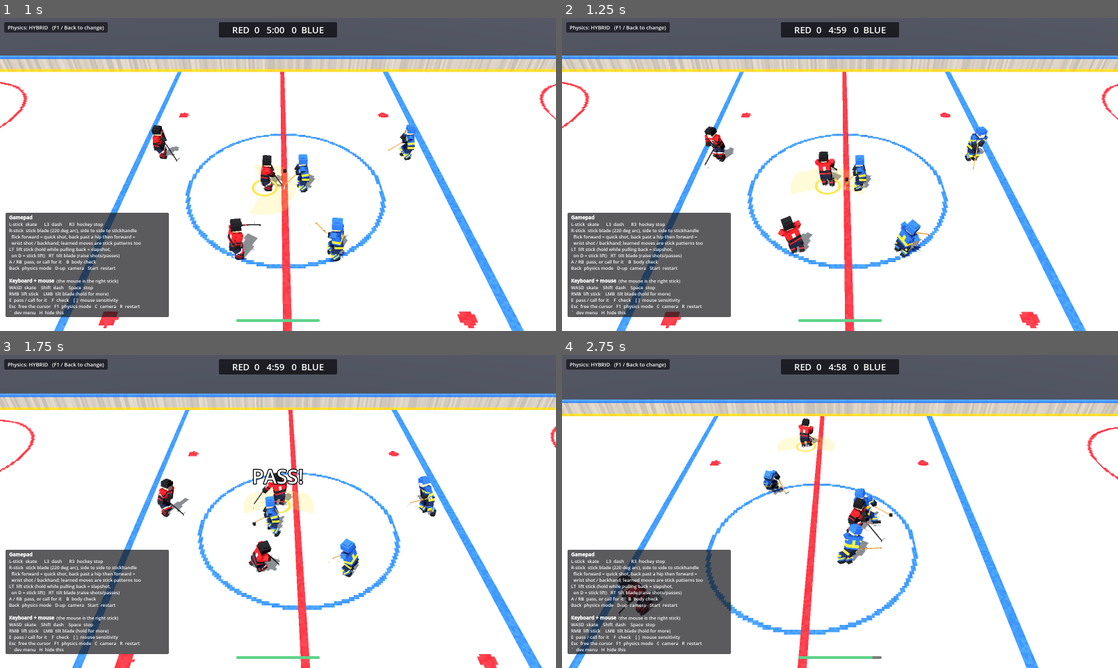
Above: before the commit, frames 1-4 (two rows, left to right).
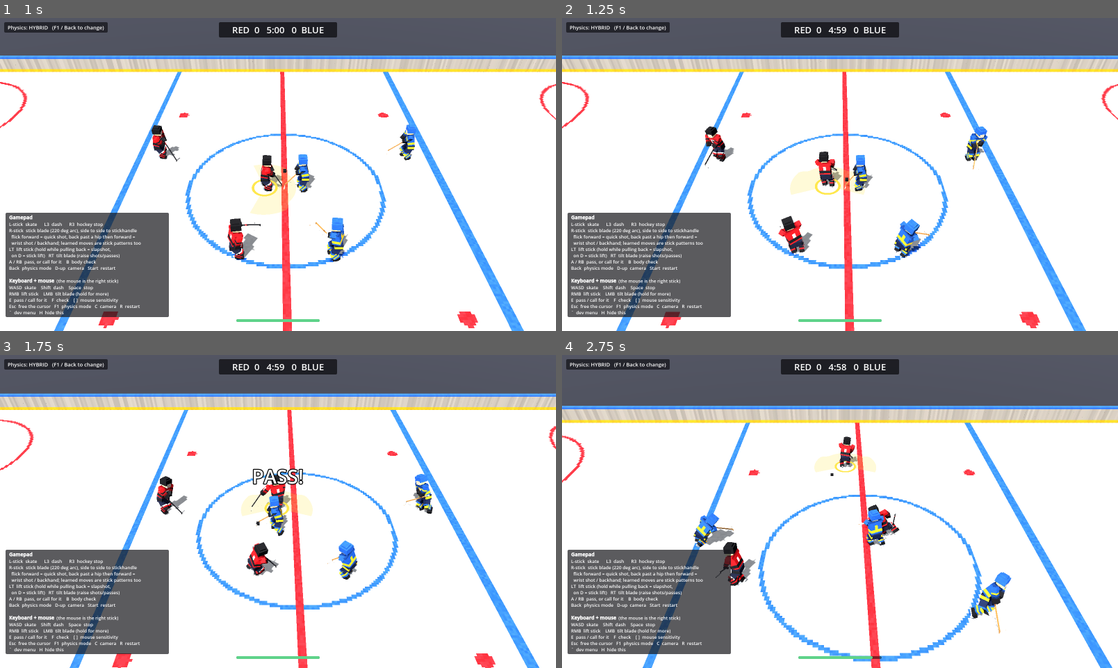
Above: after the commit, the same moments.

Repository: HammerJones/RinkGM
Game: Godot game, scene res://scenes/main.tscn
The game is run twice, just before and just after one commit, with the same random seed, the same clock (stepped at 60 frames per second) and the same inputs.
Inputs (mouse positions are in pixels of both pictures, inside the frame that each line leads up to):
- Up to frame 1 (1 s): tap Enter at 0.5 s; move the mouse to (305, 174) at 0.52 s; hold W (move_up) from 0.53 s (still down); hold Right mouse button (lift) from 0.53 s (still down); tap Shift (dash) at 0.6 s; click (305, 174) at 0.67 s
- Up to frame 2 (1.25 s): keep holding W (move_up); keep holding Right mouse button (lift)
- Up to frame 3 (1.75 s): keep holding W (move_up); move the mouse to (250, 511) at 1.27 s; release Right mouse button (lift) at 1.28 s; right-click (250, 511) at 1.35 s; tap E (pass) at 1.55 s
- Up to frame 4 (2.75 s): keep holding W (move_up); move the mouse to (851, 505) at 2.02 s; tap E (pass) at 2.1 s; tap Shift (dash) at 2.3 s

Frame 1 is identical in both runs. In frame 2, 0.8% of the frame differs, in the area x 0-100%, y 12-100%; in frame 3, 5.6%; in frame 4, 19%, in the area x 0-100%, y 14-100%.

Commit message:
Slower skating, more reliable loose-puck pickup
Sean: players need to slow down, and gaining control of a loose puck should
be more confidence-inspiring without becoming easy.

- Top speed now 12 mph at speed 1 to 25 at 100 on a curve that rises at the
  top end: ~15 mph in a beer league, ~18 at senior AAA (was 18.7 / 20.6).
  Acceleration down ~15%.
- The blade reaches for a loose puck within reach on its own when the right
  stick is neutral or roughly pointing at it; better hands reach a bit
  further and read where it's sliding.
- A puck a little hotter than you can trap can be cushioned (odds and margin
  from stick handling) instead of always bouncing off. Catch radius +4%.
- Bench: new loose-puck pickup table; physics bench stands in for the stick
  wear hooks.

Co-Authored-By: Claude Opus 5.5 (1M context) <noreply@anthropic.com>
Claude-Session: https://claude.ai/code/session_01GzYDa2pBeWh5St4nAQEPwq

Diff:
--- a/scripts/game/physics_profile.gd
+++ b/scripts/game/physics_profile.gd
@@ -58,9 +58,11 @@
 	var hit := sk.n("hitting")
 	var tough := sk.n("toughness")
 
-	# absolute ceiling, dash included: 15 mph for a 1, 25 mph for a 100
-	max_speed = lerpf(15.0, 25.0, spd) * MPH
-	accel = lerpf(4.8, 9.0, 0.75 * spd + 0.25 * agi)
+	# absolute ceiling, dash included: 12 mph for a 1, 25 mph for a 100, rising
+	# faster at the top end, so a beer leaguer (~35) tops out near 15 mph and
+	# senior AAA (~55) near 18
+	max_speed = lerpf(12.0, 25.0, pow(spd, 1.35)) * MPH
+	accel = lerpf(4.0, 8.0, 0.75 * spd + 0.25 * agi)
 	turn_slow = lerpf(5.5, 9.5, agi)
 	turn_fast = lerpf(1.7, 3.3, agi)
 	edge_grip = lerpf(3.2, 7.5, agi)
@@ -76,7 +78,7 @@
 	blade_accel = lerpf(38.0, 135.0, sh)
 	puck_grip = 20.0 + 115.0 * pow(sh, 1.5)
 	trap_speed = lerpf(7.0, 13.0, 0.7 * pq + 0.3 * sh)
-	catch_radius = lerpf(0.24, 0.4, 0.6 * pq + 0.4 * sh)
+	catch_radius = lerpf(0.255, 0.41, 0.6 * pq + 0.4 * sh)
 
 	# ~60 mph slapshot for a 1, ~98 mph for a 100
 	shot_speed = lerpf(27.0, 44.0, pw)
--- a/scripts/game/skater.gd
+++ b/scripts/game/skater.gd
@@ -381,6 +381,31 @@
 	return absf(atan2(l.y, l.x)) > WIND_ANGLE
 
 
+## A loose puck within reach: the blade goes for it on its own, as a
+## player's would, when the right stick is left alone or already points
+## roughly that way. Better hands reach further for it and read where it's
+## sliding. Returns the blade target (body frame) or null.
+func _loose_puck_reach(stick_target: Vector2, blend: float) -> Variant:
+	if puck == null or puck.controller != null or puck.frozen or puck.position.y > 0.3 \
+			or winding or move_id != &"" or lifting or not blade_down() or not puck.can_be_touched_by(self):
+		return null
+	var sh := skill("stick_handling")
+	# where the puck will be by the time the blade gets there
+	var at := puck.position + (puck.vel - vel) * lerpf(0.0, 0.12, sh)
+	var d := at - position
+	var local := Vector2(d.dot(heading), d.dot(right_vec()))
+	var ang := atan2(local.y, local.x)
+	var reach := local.length()
+	if absf(ang) > ARC_HALF or reach > reach_limit(ang) + lerpf(0.05, 0.3, sh) * lerpf(0.6, 1.4, blend):
+		return null
+	# a puck sliding in too hot to handle isn't one you'd lunge at
+	if (puck.vel - vel).length() > profile.trap_speed * 1.8:
+		return null
+	if ctrl.stick.length() > 0.2 and absf(wrapf(atan2(stick_target.y, stick_target.x) - ang, -PI, PI)) > deg_to_rad(60.0):
+		return null
+	return local
+
+
 ## Whether this skater has learned a move (Moves catalog id). Progression
 ## decides; until it does, everyone knows everything.
 func knows(_id: StringName) -> bool:
@@ -397,6 +422,10 @@
 		var l := _stick_local(ctrl.stick)
 		var mag := minf(l.length(), 1.0)
 		target = Vector2(cos(atan2(l.y, l.x)), sin(atan2(l.y, l.x))) * lerpf(REACH_MIN, REACH_MAX, mag)
+	if able:
+		var reach_for: Variant = _loose_puck_reach(target, blend)
+		if reach_for != null:
+			target = reach_for
 	if winding and not _stick_wound:
 		target = Vector2(WIND_SPOT.x, WIND_SPOT.y * _wind_side)
 	var move_h := 0.0
--- a/scripts/game/stick_puck.gd
+++ b/scripts/game/stick_puck.gd
@@ -38,6 +38,15 @@
 		var thresh := s.profile.trap_speed * lerpf(1.0, 1.4, blend)
 		if puck.pass_target == s:
 			thresh += puck.pass_touch
+		# a little hotter than that, good hands cushion it: the blade gives
+		# with the puck and kills most of its speed, ready to settle it
+		var sh := s.skill("stick_handling")
+		var cushion := thresh * lerpf(1.15, 1.45, sh)
+		if rel.length() >= thresh and rel.length() < cushion and randf() < lerpf(0.3, 0.75, sh):
+			puck.vel = s.blade_vel + rel * 0.35
+			puck.vel.y = 0.0
+			puck.last_touch = s
+			continue
 		if rel.length() < thresh:
 			puck.controller = s
 			puck.pass_target = null
--- a/tools/bench/physics_bench.gd
+++ b/tools/bench/physics_bench.gd
@@ -47,6 +47,18 @@
 
 func on_stick_lift(_by: Skater, _victim: Skater) -> void:
 	pass
+
+
+func on_stick_broken(_s: Skater, _cause: StringName) -> void:
+	pass
+
+
+func on_new_stick(_s: Skater) -> void:
+	pass
+
+
+func bench_spot(_team: int) -> Vector2:
+	return Vector2(0, -12.0)
 
 
 # ---------------------------------------------------------------- harness
@@ -68,6 +80,7 @@
 	_bench_moves()
 	_bench_shots()
 	_bench_passes()
+	_bench_pickup()
 	_bench_hits()
 	var text := "\n".join(_out)
 	print(text)
@@ -536,6 +549,48 @@
 		_line("| %d | %s | %s | %s |" % [r, cells[0], cells[1], cells[2]])
 
 
+## A loose puck with the right stick left alone, as a player skating onto it
+## would: `side` m to the right of the skating line (- = left), either lying
+## 4 m ahead while skating at half speed, or sliding in at `incoming` m/s
+## toward a skater standing still. Returns the share picked up within 1.5 s.
+func _pickup_rate(sh: int, side: float, incoming: float) -> float:
+	var ok := 0
+	var n := 40
+	for i in n:
+		_clear()
+		var s := _skater(_stats({"stick_handling": sh}))
+		var off := side + randf_range(-0.1, 0.1)
+		if incoming > 0.0:
+			puck.reset_at(Vector3(9.0, 0, off))
+			puck.vel = Vector3(-incoming, 0, 0)
+		else:
+			s.vel = Vector3(s.profile.max_speed * 0.5, 0, 0)
+			puck.reset_at(Vector3(4.0, 0, off))
+			puck.vel = Vector3(randf_range(-1.0, 1.0), 0, randf_range(-1.0, 1.0))
+		var t := 0.0
+		while t < 1.5 and not s.has_puck():
+			s.ctrl.reset()
+			s.ctrl.move = Vector2(0.5, 0) if incoming <= 0.0 else Vector2.ZERO
+			_step()
+			t += DT
+		if s.has_puck():
+			ok += 1
+	return float(ok) / n
+
+
+func _bench_pickup() -> void:
+	_line("")
+	_line("## Loose puck pickup, right stick left alone")
+	_line("")
+	_line("Share picked up within 1.5 s. Skating onto a puck lying 4 m ahead at half speed, or standing while it slides in. Offsets are from the skating line, + = forehand side.")
+	_line("")
+	_line("| stick handling | skate onto, +0.3 m | skate onto, +0.9 m | skate onto, -0.6 m | slides in 8 m/s, +0.5 m | slides in 13 m/s, +0.5 m |")
+	_line("|---|---|---|---|---|---|")
+	for r in RATINGS:
+		_line("| %d | %d%% | %d%% | %d%% | %d%% | %d%% |" % [r, int(100 * _pickup_rate(r, 0.3, 0.0)), int(100 * _pickup_rate(r, 0.9, 0.0)),
+			int(100 * _pickup_rate(r, -0.6, 0.0)), int(100 * _pickup_rate(r, 0.5, 8.0)), int(100 * _pickup_rate(r, 0.5, 13.0))])
+
+
 func _bench_hits() -> void:
 	_line("")
 	_line("## Body checks (shoulder check, 6 m/s closing speed, victim skating straight)")
Not shown, changed: README.md
